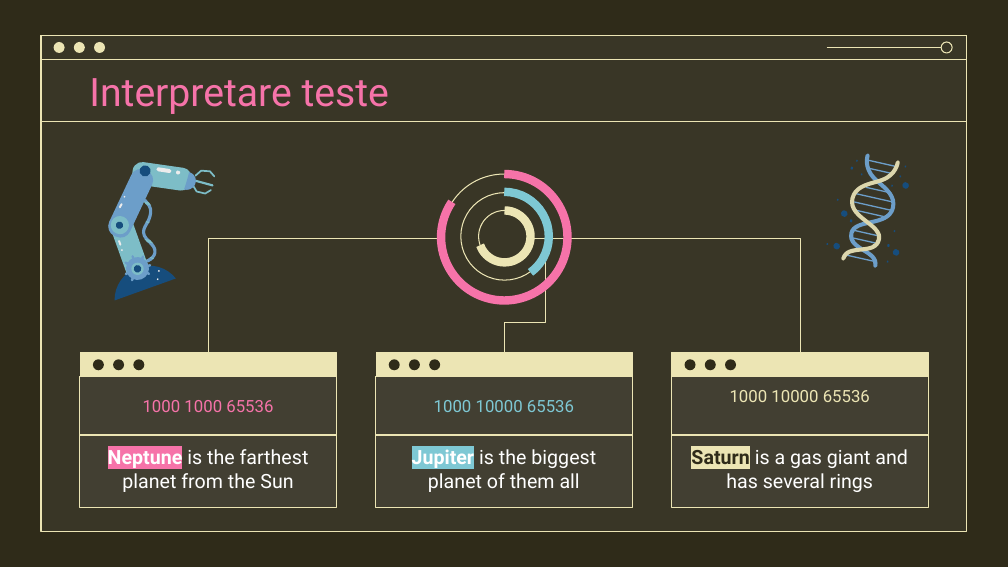
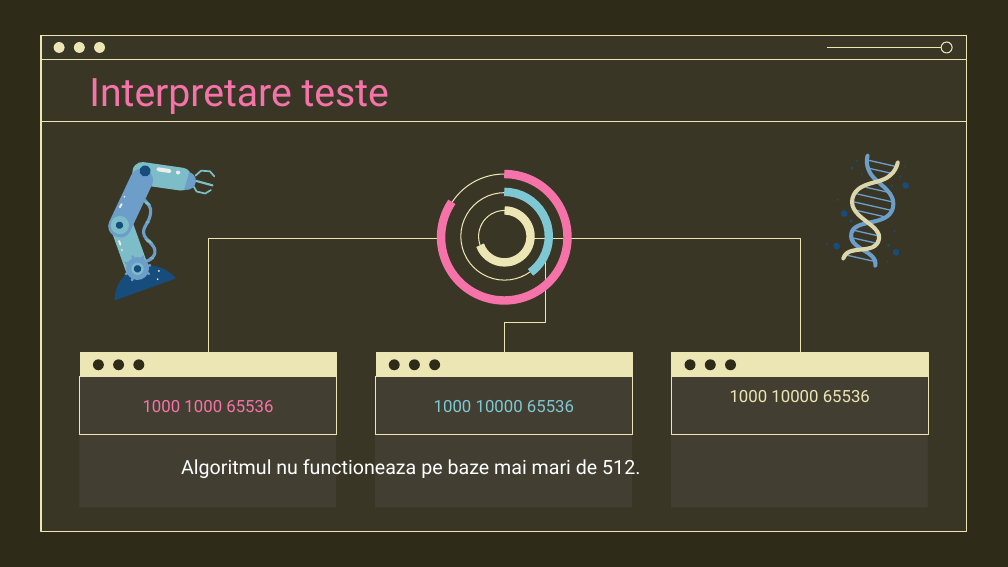
Before and after one commit to DariaClem/Comparison-of-sorting-algorithms, a slide deck: slide 7 of Proiect1_SD.pptx (slide 8 before the commit). Drawn at 1008x567 pixels with LibreOffice and Linux fonts; fonts in the diff are those of the drawing; background and template pictures are left out. Boxes give left, top, right and bottom in pixels: in the first picture for what was removed or moved away, otherwise in the second. Text is boxed around its words. In the diff, an @@ line names an element or a change of style, - is before the commit and + after.

```diff
--- a/Proiect1_SD.pptx
+++ b/Proiect1_SD.pptx
@@ subtitle removed at [80,435,338,508] @@
-Neptune is the farthest planet from the Sun
@@ subtitle removed at [375,435,633,508] @@
-Jupiter is the biggest planet of them all
@@ subtitle removed at [671,435,929,508] @@
-Saturn is a gas giant and has several rings
@@ text added at [181,459,640,478], 14 pt, text #FFFFFF @@
+Algoritmul nu functioneaza pe baze mai mari de 512.
```
Also in this commit, not shown: 1 slide removed.
